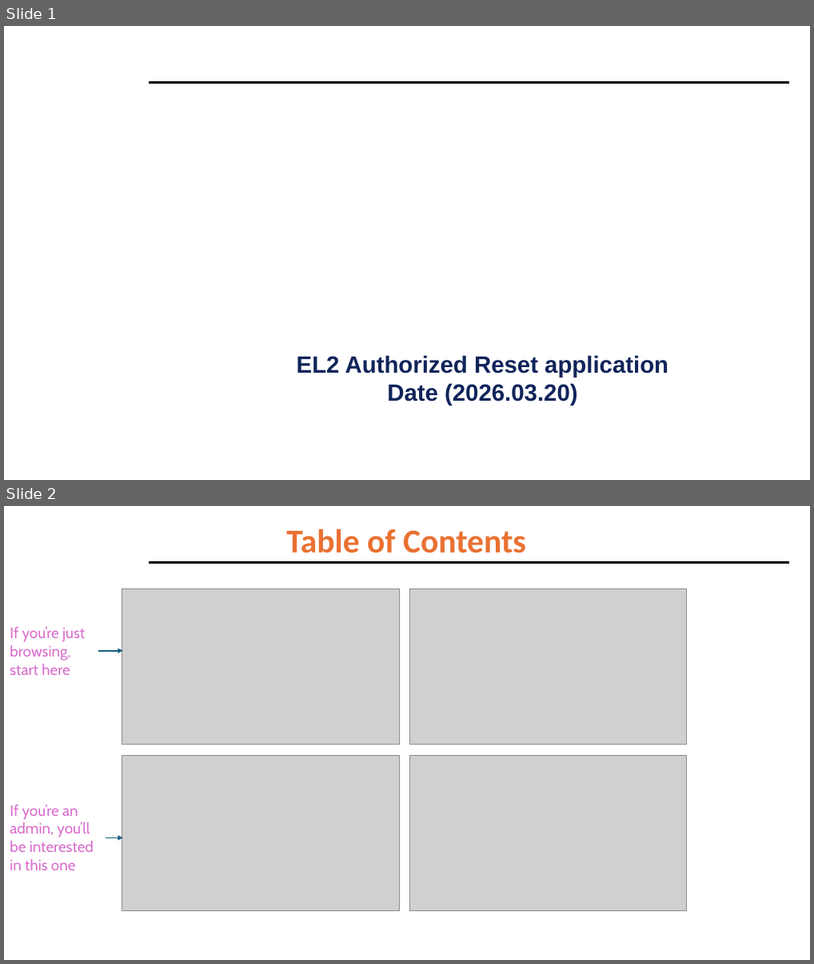
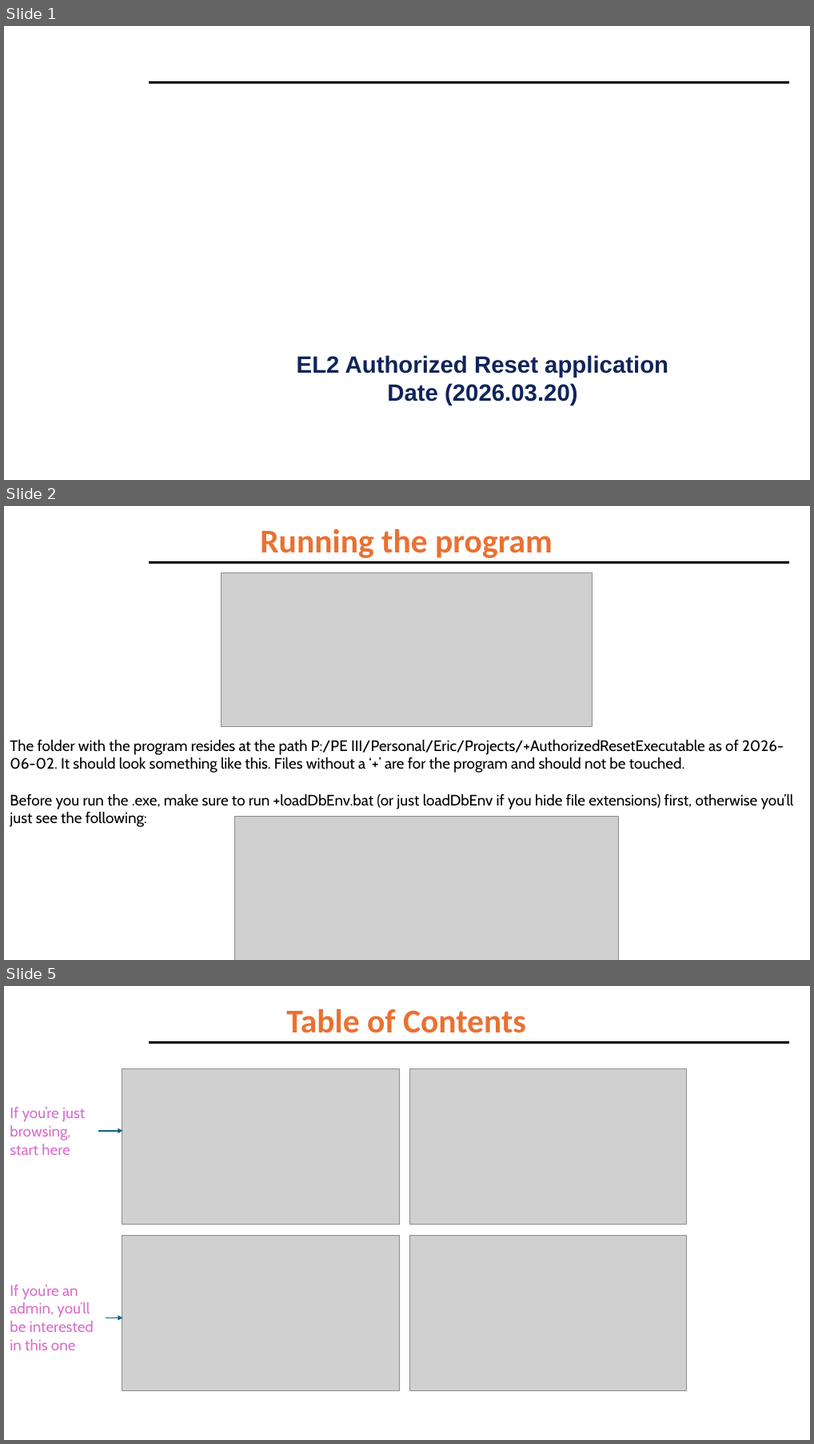
Before and after one commit to eric-mckay-sus/EL2AuthorizedReset, a slide deck: AdminInterface/UserGuide.pptx. Shown one above the other, each under a label of ours: slides 1 and 2 before the commit, slides 1, 2 and 5 after it; the slides between them are not shown. The pictures are 814x964 and 814x1444 pixels, drawn with LibreOffice and Linux fonts; fonts in the diff are those of the drawing; grey boxes stand for pictures; background and template pictures are left out. Boxes give left, top, right and bottom in pixels: in the first picture for what was removed or moved away, otherwise in the second. Text is boxed around its words. In the diff, an @@ line names an element or a change of style, - is before the commit and + after.

```diff
--- a/AdminInterface/UserGuide.pptx
+++ b/AdminInterface/UserGuide.pptx
@@ slide 2 added at [4, 506, 810, 960], background #FFFFFF; not listed: 1 template element that a slide beside it also shows @@
@@ title added at [260, 529, 553, 558], 39.6 pt, text #E97132, bold @@
+Running the program
@@ picture added at [221, 572, 592, 726] @@
@@ text added at [10, 739, 794, 827], 18 pt, text #000000 @@
+The folder with the program resides at the path P:/PE III/Personal/Eric/Projects/+AuthorizedResetExecutable as of 2026-06-02. It should look something like this. Files without a ‘+’ are for the program and should not be touched.
+Before you run the .exe, make sure to run +loadDbEnv.bat (or just loadDbEnv if you hide file extensions) first, otherwise you’ll just see the following:
@@ picture added at [235, 816, 619, 960] @@
@@ what was slide 2 is now slide 5 @@
```
Also in this commit, not shown: 2 other slides added, 1 other file.
